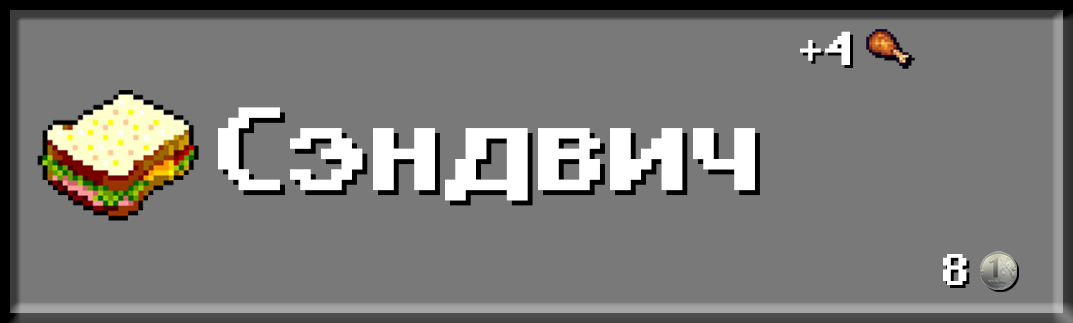
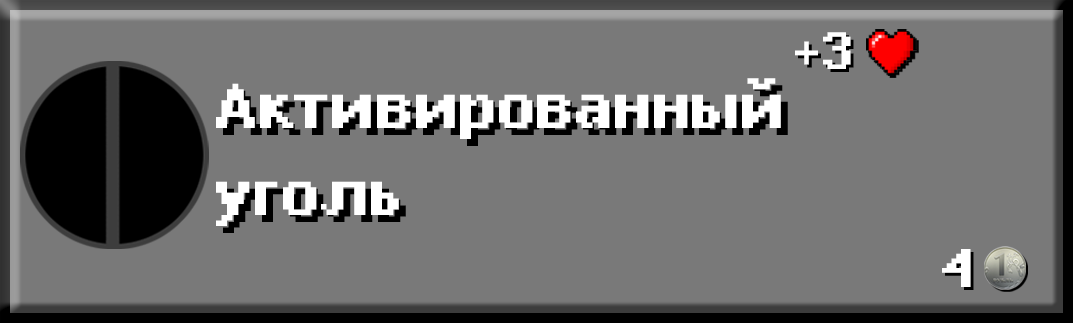
Comparing the layer stacks of the two 1073px x 323px images. Changes:
added layer "Слой 7" above "Слой 6" over (20, 61, 209, 249)
hid "Слой 6" over (37, 90, 200, 221)
showed group "Норм" (7 layers) over (0, 0, 1073, 323)
painted on "4.2 Норм" over (942, 249, 971, 287)
added layer "ЗдоровьеНорм" in group "Норм" over (866, 29, 917, 76)
painted on "1.1 Норм" over (823, 32, 851, 69)
painted on "ТекстНорм" over (216, 78, 781, 226)
hid group "Нажат" (7 layers) over (0, 0, 1073, 323)
hid "ГолодНажат" over (866, 29, 912, 66)
painted on "4.2 Нажат" over (943, 254, 967, 285)
painted on "1.1 Нажат" over (825, 31, 850, 65)
painted on "ТекстНажат" over (218, 98, 755, 222)
